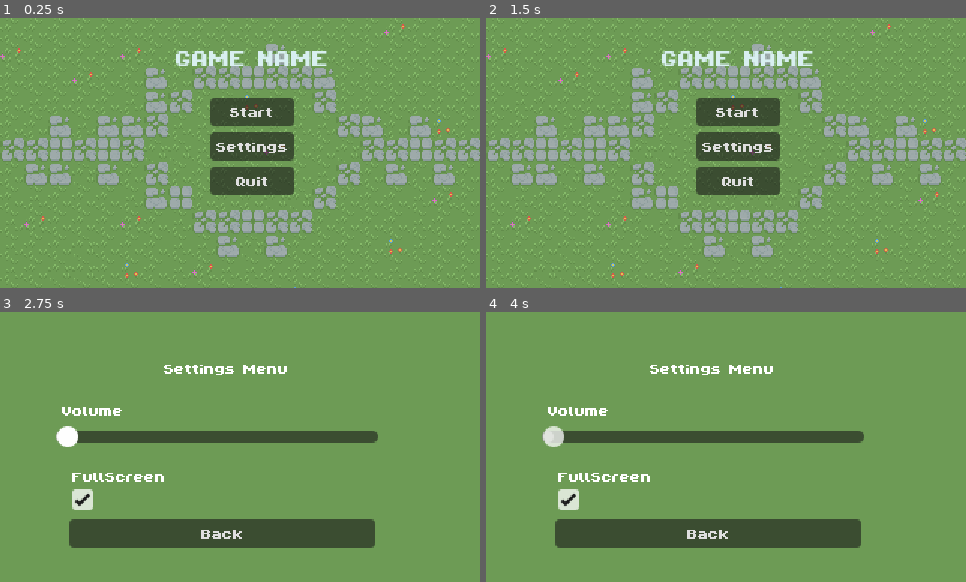
Above: before the commit, frames 1-4 (two rows, left to right).
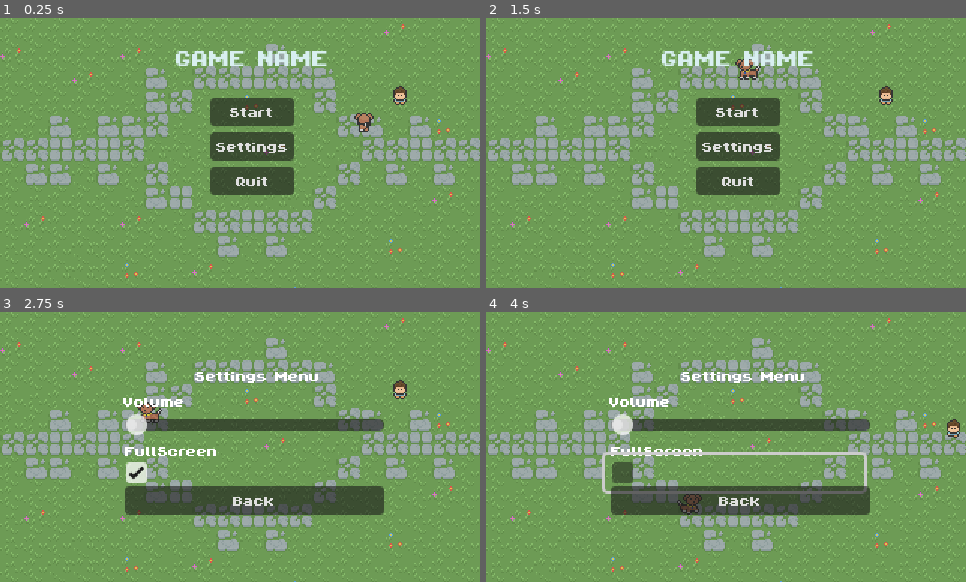
Above: after the commit, the same moments.

Repository: denis0bej/appsters
Game: Godot game, scene res://Scenes/main_menu.tscn
The game is run twice, just before and just after one commit, with the same random seed, the same clock (stepped at 60 frames per second) and the same inputs. This scene is started directly instead of the project's main scene.
Inputs (mouse positions are in pixels of both pictures, inside the frame that each line leads up to):
- Up to frame 1 (0.25 s): no input
- Up to frame 2 (1.5 s): click "Settings" at 0.5 s; click "Back" at 1.25 s
- Up to frame 3 (2.75 s): click "Settings" at 2 s
- Up to frame 4 (4 s): move the mouse to (831, 433) at 2.77 s; hold D (walk_right) 2.78-3.53 s; tap E (Interact) at 2.85 s; move the mouse to (630, 460) at 3.52 s; hold S (walk_down) from 3.53 s (still down); click (630, 460) at 3.6 s

The runs differ from the first frame. In frame 1, 0.4% of the frame differs, in the area x 73-85%, y 25-43%; in frame 2, 0.4%; in frame 3, 33%; in frame 4, 33%, in the area x 0-100%, y 0-100%.

Commit message:
main menu completed

Diff:
--- a/Scenes/castle_interior.tscn
+++ b/Scenes/castle_interior.tscn
@@ -3635,7 +3635,6 @@
 [node name="knight3" parent="Path2D/PathFollow2D" instance=ExtResource("14_5jb5p")]
 y_sort_enabled = true
 rotation = -2.85354
-scale = Vector2(1, 1)
 
 [node name="Path2D2" type="Path2D" parent="."]
 y_sort_enabled = true
--- a/Scenes/intro.tscn
+++ b/Scenes/intro.tscn
@@ -74,7 +74,7 @@
 
 [sub_resource type="Animation" id="Animation_b6uv1"]
 resource_name = "run"
-length = 2.0
+length = 3.0
 tracks/0/type = "value"
 tracks/0/imported = false
 tracks/0/enabled = true
@@ -82,7 +82,7 @@
 tracks/0/interp = 1
 tracks/0/loop_wrap = true
 tracks/0/keys = {
-"times": PackedFloat32Array(0, 1.26667),
+"times": PackedFloat32Array(0, 2.7),
 "transitions": PackedFloat32Array(1, 1),
 "update": 0,
 "values": [Vector2(115.328, 9.74239), Vector2(170, -204)]
@@ -98,7 +98,7 @@
 tracks/0/interp = 1
 tracks/0/loop_wrap = true
 tracks/0/keys = {
-"times": PackedFloat32Array(0, 1, 3.33333, 5.2),
+"times": PackedFloat32Array(0, 1.03333, 3.73333, 6.16667),
 "transitions": PackedFloat32Array(1, 1, 1, 1),
 "update": 0,
 "values": [Vector2(285, 111), Vector2(287, 158), Vector2(119, 156), Vector2(115.328, 9.74239)]
@@ -155,9 +155,9 @@
 }
 
 [sub_resource type="RectangleShape2D" id="RectangleShape2D_33jql"]
-size = Vector2(348, 20)
-
-[sub_resource type="TileSetAtlasSource" id="TileSetAtlasSource_nn7w8"]
+size = Vector2(384, 20)
+
+[sub_resource type="TileSetAtlasSource" id="TileSetAtlasSource_kddu7"]
 texture = ExtResource("2_hwjxs")
 25:0/0 = 0
 26:0/0 = 0
@@ -972,7 +972,7 @@
 [node name="Area2D" type="Area2D" parent="Player/Camera2D/ExplosionAnimation"]
 
 [node name="CollisionShape2D" type="CollisionShape2D" parent="Player/Camera2D/ExplosionAnimation/Area2D"]
-position = Vector2(5, 34)
+position = Vector2(23, 34)
 shape = SubResource("RectangleShape2D_33jql")
 
 [node name="Timer" type="Timer" parent="Player/Camera2D/ExplosionAnimation"]
--- a/Scenes/main_menu.tscn
+++ b/Scenes/main_menu.tscn
@@ -1,8 +1,50 @@
-[gd_scene load_steps=6 format=4 uid="uid://c2nya4fiqe0k7"]
+[gd_scene load_steps=13 format=4 uid="uid://c2nya4fiqe0k7"]
 
 [ext_resource type="FontFile" uid="uid://rd8qo46nok5b" path="res://Art/ByteBounce.ttf" id="1_28flt"]
 [ext_resource type="Script" uid="uid://dpxykjl7yo8b6" path="res://Scripts/main_menu.gd" id="1_48xlc"]
+[ext_resource type="PackedScene" uid="uid://ck5ta15o0at08" path="res://Scenes/doggy.tscn" id="2_n45e2"]
 [ext_resource type="Texture2D" uid="uid://c4ma4nru11e2b" path="res://Art/ground.png" id="3_1ehe0"]
+[ext_resource type="PackedScene" uid="uid://dmje8lwyh062k" path="res://Scenes/player.tscn" id="5_opfnp"]
+[ext_resource type="Script" uid="uid://mvy207to3jyk" path="res://Scripts/main_menu_settongs.gd" id="6_opfnp"]
+[ext_resource type="AudioStream" uid="uid://ke1ms251tye3" path="res://Art/Ambient 8.mp3" id="7_cp0ys"]
+
+[sub_resource type="Animation" id="Animation_yhxw7"]
+length = 0.001
+tracks/0/type = "value"
+tracks/0/imported = false
+tracks/0/enabled = true
+tracks/0/path = NodePath(".:position")
+tracks/0/interp = 1
+tracks/0/loop_wrap = true
+tracks/0/keys = {
+"times": PackedFloat32Array(0),
+"transitions": PackedFloat32Array(1),
+"update": 0,
+"values": [Vector2(249, 82)]
+}
+
+[sub_resource type="Animation" id="Animation_cp0ys"]
+resource_name = "main_menu"
+length = 6.3
+loop_mode = 1
+tracks/0/type = "value"
+tracks/0/imported = false
+tracks/0/enabled = true
+tracks/0/path = NodePath(".:position")
+tracks/0/interp = 1
+tracks/0/loop_wrap = true
+tracks/0/keys = {
+"times": PackedFloat32Array(0, 0.633333, 1.3, 2.13333, 2.93333, 3.53333, 4.1, 5, 5.66667, 6.3),
+"transitions": PackedFloat32Array(1, 1, 1, 1, 1, 1, 1, 1, 1, 1),
+"update": 0,
+"values": [Vector2(249, 82), Vector2(230, 52), Vector2(186, 34), Vector2(135, 36), Vector2(89, 77), Vector2(112, 112), Vector2(141, 133), Vector2(205, 134), Vector2(228, 105), Vector2(249, 85)]
+}
+
+[sub_resource type="AnimationLibrary" id="AnimationLibrary_trj04"]
+_data = {
+&"RESET": SubResource("Animation_yhxw7"),
+&"main_menu": SubResource("Animation_cp0ys")
+}
 
 [sub_resource type="TileSetAtlasSource" id="TileSetAtlasSource_ce3w2"]
 texture = ExtResource("3_1ehe0")
@@ -28,6 +70,14 @@
 grow_horizontal = 2
 grow_vertical = 2
 script = ExtResource("1_48xlc")
+
+[node name="doggy" parent="." instance=ExtResource("2_n45e2")]
+position = Vector2(249, 82)
+
+[node name="AnimationPlayer" type="AnimationPlayer" parent="doggy"]
+libraries = {
+&"": SubResource("AnimationLibrary_trj04")
+}
 
 [node name="VBoxContainer" type="VBoxContainer" parent="."]
 layout_mode = 1
@@ -76,3 +126,64 @@
 z_index = -1
 tile_map_data = PackedByteArray("AAAOAAoAAAAAAAAAAAAPAAoAAAAAAAAAAAAPAAkAAAAAAAAAAAAOAAkAAAAAAAAAAAANAAkAAAAAAAAAAAANAA …(5072 unchanged characters)…
 tile_set = SubResource("TileSet_n45e2")
+
+[node name="Player" parent="." instance=ExtResource("5_opfnp")]
+position = Vector2(267, 52)
+
+[node name="VBoxContainer2" type="VBoxContainer" parent="."]
+layout_mode = 0
+offset_left = 83.0
+offset_top = 67.0
+offset_right = 256.0
+offset_bottom = 207.0
+script = ExtResource("6_opfnp")
+
+[node name="VolumeSlider" type="HSlider" parent="VBoxContainer2"]
+layout_mode = 2
+
+[node name="Label3" type="Label" parent="VBoxContainer2/VolumeSlider"]
+layout_mode = 2
+offset_left = -67.0
+offset_top = -13.0
+offset_right = 106.0
+offset_bottom = 12.0
+theme_override_fonts/font = ExtResource("1_28flt")
+text = "Volume
+"
+horizontal_alignment = 1
+vertical_alignment = 1
+
+[node name="Label2" type="Label" parent="VBoxContainer2/VolumeSlider"]
+layout_mode = 2
+offset_left = 2.0
+offset_top = -30.0
+offset_right = 175.0
+offset_bottom = -19.0
+theme_override_fonts/font = ExtResource("1_28flt")
+text = "Settings Menu"
+horizontal_alignment = 1
+vertical_alignment = 1
+
+[node name="Label4" type="Label" parent="VBoxContainer2"]
+layout_mode = 2
+theme_override_fonts/font = ExtResource("1_28flt")
+text = "FullScreen
+"
+vertical_alignment = 1
+
+[node name="FullscreenCheckBox" type="CheckBox" parent="VBoxContainer2/Label4"]
+layout_mode = 2
+offset_left = -4.0
+offset_top = 8.0
+offset_right = 169.0
+offset_bottom = 32.0
+button_pressed = true
+
+[node name="BackButton" type="Button" parent="VBoxContainer2"]
+layout_mode = 2
+theme_override_fonts/font = ExtResource("1_28flt")
+text = "Back"
+
+[node name="AudioStreamPlayer" type="AudioStreamPlayer" parent="."]
+stream = ExtResource("7_cp0ys")
+autoplay = true
--- a/Scripts/animation_player.gd
+++ b/Scripts/animation_player.gd
@@ -1,6 +1,6 @@
 extends AnimationPlayer
 @onready var animation_player: AnimationPlayer = $"."
-
+var already_walked = true
 
 # Called when the node enters the scene tree for the first time.
 func _ready() -> void:
@@ -14,4 +14,6 @@
 
 func _on_area_2d_body_entered(body: Node2D) -> void:
 	if body.name.contains("Player"):
-		animation_player.play("walk")
+		if already_walked:
+			already_walked = false
+			animation_player.play("walk")
--- a/Scripts/intro_dialogue.gd
+++ b/Scripts/intro_dialogue.gd
@@ -37,5 +37,3 @@
 		if Input.is_action_just_pressed(action_name):
 			break
 # Called every frame. 'delta' is the elapsed time since the previous frame.
-func _process(delta: float) -> void:
-	pass
--- a/Scripts/main_menu.gd
+++ b/Scripts/main_menu.gd
@@ -1,7 +1,14 @@
 extends Control
+@onready var doggy: CharacterBody2D = $doggy
+@onready var animation_player: AnimationPlayer = $doggy/AnimationPlayer
+@onready var v_box_container_2: VBoxContainer = $VBoxContainer2
+@onready var v_box_container: VBoxContainer = $VBoxContainer
+@onready var label: Label = $Label
 
 
 func _ready():
+	animation_player.play("main_menu")
+	v_box_container_2.hide()
 	$VBoxContainer/StartButton.pressed.connect(_on_start_pressed)
 	$VBoxContainer/SettingsButton.pressed.connect(_on_options_pressed)
 	$VBoxContainer/QuitButton.pressed.connect(_on_quit_pressed)
@@ -11,7 +18,10 @@
 	get_tree().change_scene_to_file("res://Scenes/intro.tscn")
 
 func _on_options_pressed():
-	get_tree().change_scene_to_file("res://Scenes/settings_menu.tscn")
+	v_box_container.hide()
+	v_box_container_2.show()
+	label.hide()
+
 
 func _on_quit_pressed():
 	get_tree().quit()
--- /dev/null
+++ b/Scripts/main_menu_settongs.gd
@@ -0,0 +1,21 @@
+extends VBoxContainer
+@onready var fullscreen_check_box: CheckBox = $Label4/FullscreenCheckBox
+@onready var v_box_container_2: VBoxContainer = $"."
+@onready var v_box_container: VBoxContainer = $"../VBoxContainer"
+@onready var label: Label = $"../Label"
+
+func _ready():
+	$VolumeSlider.value_changed.connect(_on_volume_changed)
+	fullscreen_check_box.toggled.connect(_on_fullscreen_toggled)
+	$BackButton.pressed.connect(_on_back_pressed)
+
+func _on_volume_changed(value: float):
+	AudioServer.set_bus_volume_db(0, linear_to_db(value))
+
+func _on_fullscreen_toggled(checked: bool):
+	DisplayServer.window_set_mode(DisplayServer.WINDOW_MODE_FULLSCREEN if checked else DisplayServer.WINDOW_MODE_WINDOWED)
+
+func _on_back_pressed():
+	label.show()
+	v_box_container_2.hide()
+	v_box_container.show()
--- a/project.godot
+++ b/project.godot
@@ -11,7 +11,7 @@
 [application]
 
 config/name="Appsters"
-run/main_scene="uid://d0lakgrv581lx"
+run/main_scene="uid://c2nya4fiqe0k7"
 config/features=PackedStringArray("4.4", "Forward Plus")
 config/icon="res://Art/icon.svg"
 
Binary file added: Art/Old_man-sheet.png
Not shown: 1 places in Scenes/castle_interior.tscn that only renumber resources
Not shown: 5 places in Scenes/intro.tscn that only renumber resources
Not shown, added: Scripts/main_menu_settongs.gd.uid
Not shown, added: Art/Ambient 8.mp3
